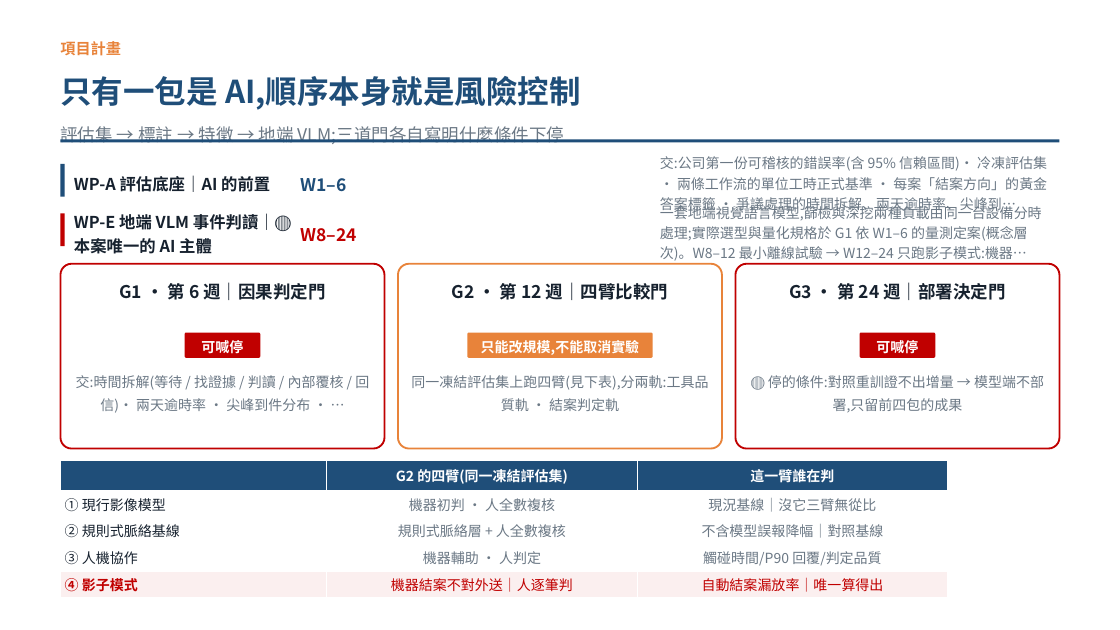
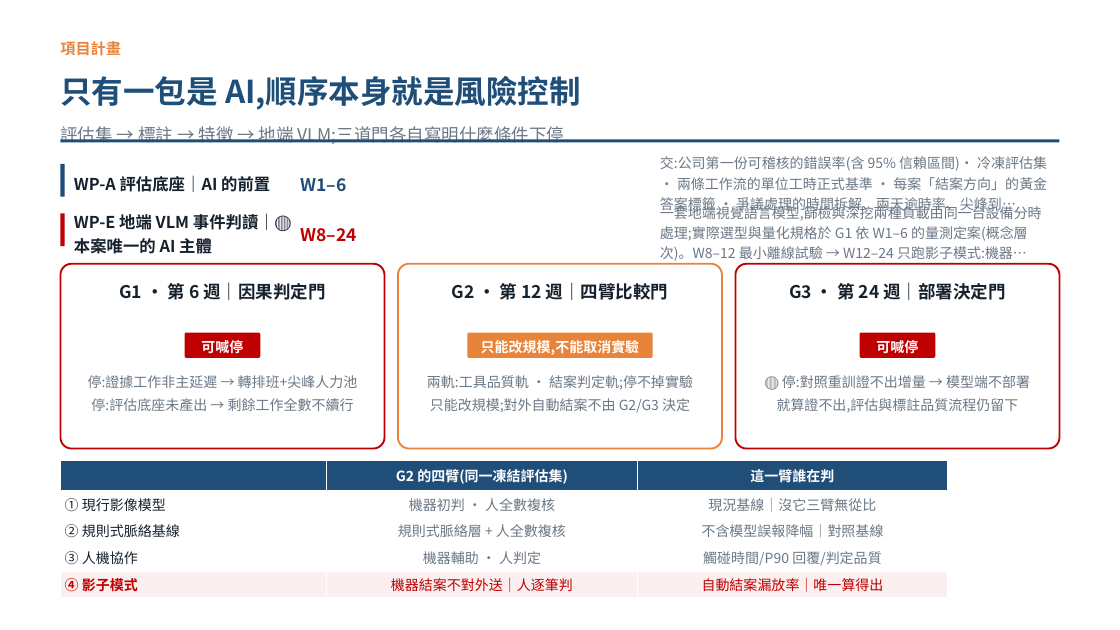
Before and after one commit to pokai-huang0828/UTS_workspace, a slide deck: slide 10 of Artificial Intelligence for Enterprises/Assessment3/Huang_26254793_421104_Assessment 3.pptx. Drawn at 1120x630 pixels with LibreOffice and Linux fonts; fonts in the diff are those of the drawing. Boxes give left, top, right and bottom in pixels: in the first picture for what was removed or moved away, otherwise in the second. Text is boxed around its words. In the diff, an @@ line names an element or a change of style, - is before the commit and + after.

```diff
--- a/Artificial Intelligence for Enterprises/Assessment3/Huang_26254793_421104_Assessment 3.pptx
+++ b/Artificial Intelligence for Enterprises/Assessment3/Huang_26254793_421104_Assessment 3.pptx
@@ text at (88,375,358,411): text changed @@
-交:時間拆解(等待 / 找證據 / 判讀 / 內部覆核 / 回信)· 兩天逾時率 · 尖峰到件分布 · …
+停:證據工作非主延遲 → 轉排班+尖峰人力池
+停:評估底座未產出 → 剩餘工作全數不續行
@@ text at (427,375,693,412): text changed @@
-同一凍結評估集上跑四臂(見下表),分兩軌:工具品質軌 · 結案判定軌
+兩軌:工具品質軌 · 結案判定軌;停不掉實驗
+只能改規模;對外自動結案不由 G2/G3 決定
@@ text at (777,375,1030,413): text changed @@
-🔴 停的條件:對照重訓證不出增量 → 模型端不部署,只留前四包的成果
+🔴 停:對照重訓證不出增量 → 模型端不部署
+就算證不出,評估與標註品質流程仍留下
```
Also in this commit, not shown: 6 other slides changed, 2 other files.
